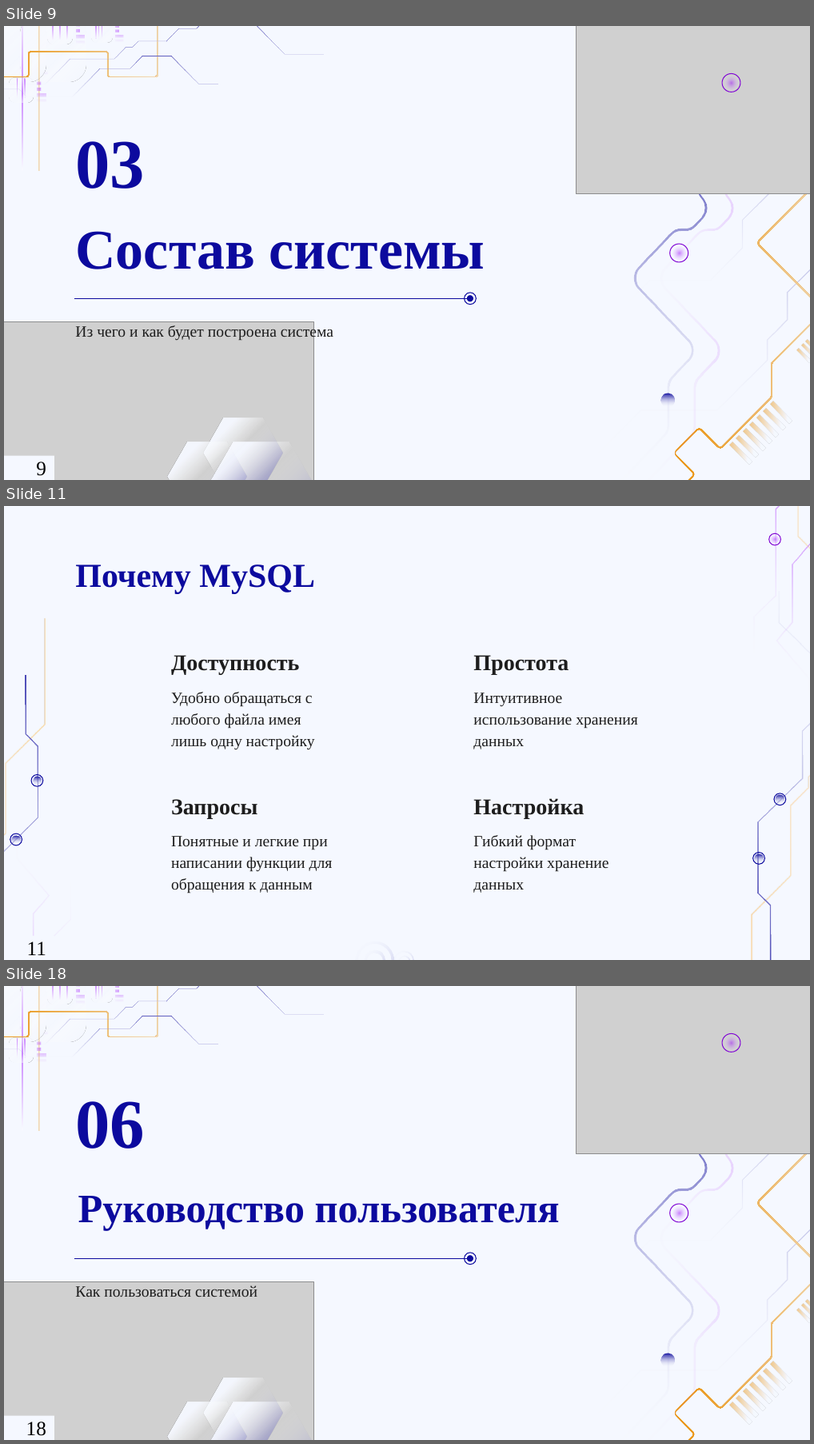
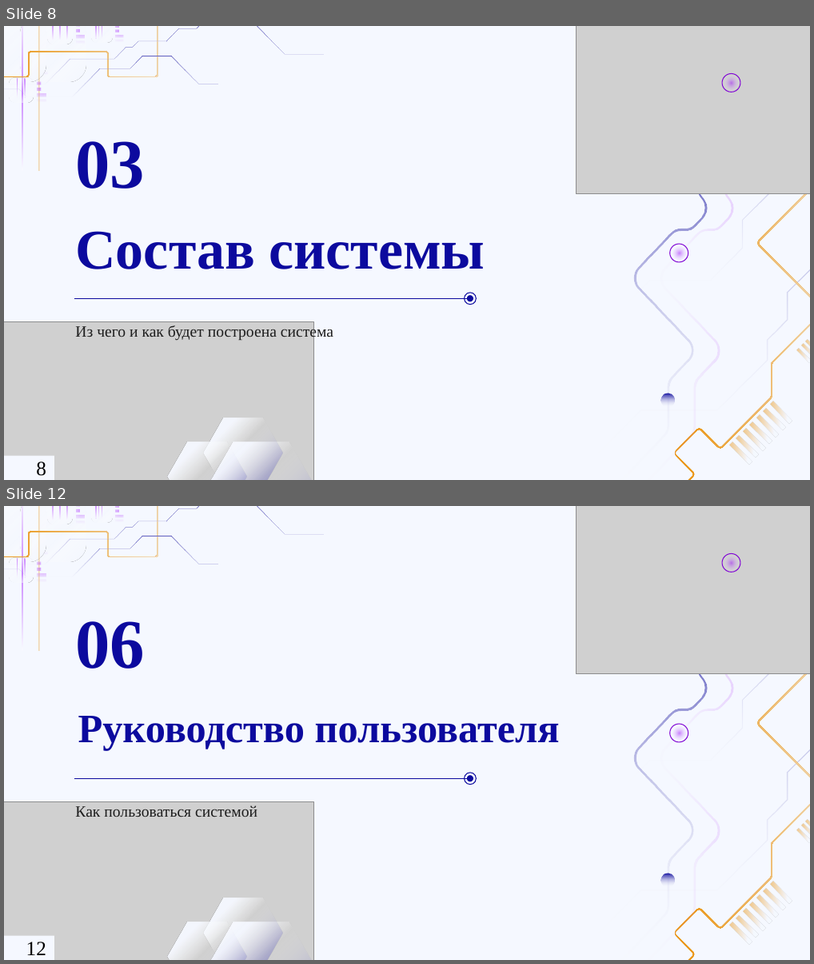
Before and after one commit to ahkaz-dev/jsHelper, a slide deck: Презентация.pptx. Shown one above the other, each under a label of ours: slides 9, 11 and 18 before the commit, slides 8 and 12 after it; the slides between them are not shown. The pictures are 814x1444 and 814x964 pixels, drawn with LibreOffice and Linux fonts; fonts in the diff are those of the drawing; grey boxes stand for pictures; background and template pictures are left out. Boxes give left, top, right and bottom in pixels: in the first picture for what was removed or moved away, otherwise in the second. Text is boxed around its words. In the diff, an @@ line names an element or a change of style, - is before the commit and + after.

```diff
--- a/Презентация.pptx
+++ b/Презентация.pptx
@@ slide 11 removed at (4, 506, 810, 960), background #F5F8FF @@
@@ group removed at (502, 506, 810, 960): 6 ellipses, 4 freeform shapes @@
@@ title removed at (75, 564, 315, 593) @@
-Почему MySQL
@@ subtitle removed at (171, 655, 299, 675) @@
-Доступность
@@ subtitle removed at (474, 655, 569, 675) @@
-Простота
@@ subtitle removed at (171, 692, 315, 750) @@
-Удобно обращаться с любого файла имея лишь одну настройку
@@ subtitle removed at (474, 692, 638, 749) @@
-Интуитивное использование хранения данных
@@ subtitle removed at (171, 799, 258, 818) @@
-Запросы
@@ subtitle removed at (474, 798, 584, 818) @@
-Настройка
@@ group removed at (4, 618, 294, 960): 4 freeform shapes, 4 ellipses @@
@@ subtitle removed at (171, 836, 333, 893) @@
-Понятные и легкие при написании функции для обращения к данным
@@ subtitle removed at (474, 835, 609, 892) @@
-Гибкий формат настройки хранение данных
@@ page number removed at (27, 941, 46, 955) @@
-11
@@ group removed at (355, 941, 414, 960): 4 freeform shapes @@
@@ what was slide 9 is now slide 8 @@
@@ page number at (36, 461, 46, 476): text changed @@
-9
+8
@@ what was slide 18 is now slide 12 @@
@@ page number at (26, 941, 46, 955): text changed @@
-18
+12
```
Also in this commit, not shown: 5 slides changed, 9 other slides removed.
